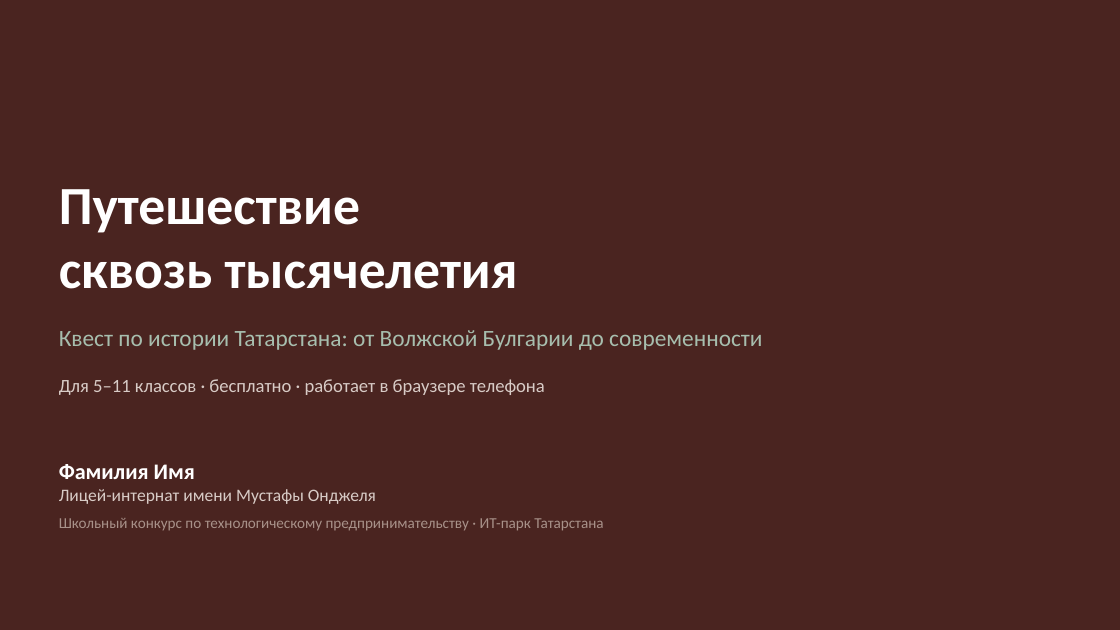
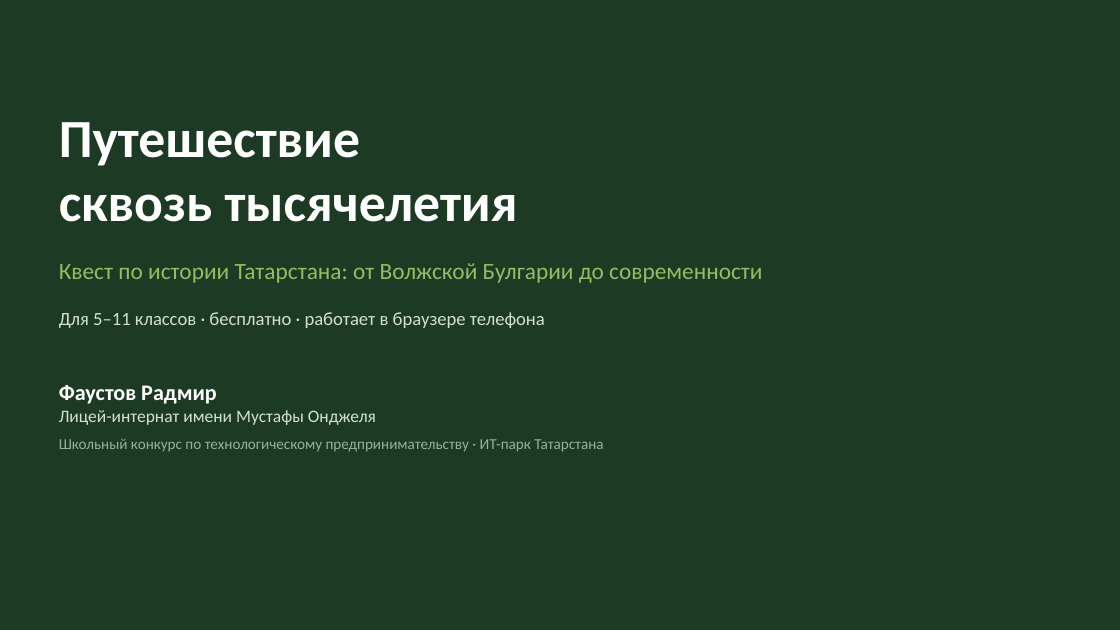
Before and after one commit to amirfazulen-byte/project, a slide deck: slide 1 of deck/Путешествие сквозь тысячелетия.pptx. Drawn at 1120x630 pixels with LibreOffice and Linux fonts; fonts in the diff are those of the drawing. Boxes give left, top, right and bottom in pixels: in the first picture for what was removed or moved away, otherwise in the second. Text is boxed around its words. In the diff, an @@ line names an element or a change of style, - is before the commit and + after.

```diff
--- a/deck/Путешествие сквозь тысячелетия.pptx
+++ b/deck/Путешествие сквозь тысячелетия.pptx
@@ background #4A2420 to #1C3A24 @@
@@ text "Путешествие": place and size @@
-text "Путешествие" at box(59, 189, 518, 289)
+text "Путешествие" at box(59, 122, 518, 222)
@@ text "Квест по истории Татарстана: от ...": place and size @@
-text "Квест по истории Татарстана: от ..." at box(59, 330, 762, 350)
+text "Квест по истории Татарстана: от ..." at box(59, 263, 762, 283)
@@ text "Квест по истории Татарстана: от ..." at box(59, 263, 762, 283): text colour #A7BEAE to #97BC62 @@
@@ text "Для 5–11 классов · бесплатно ...": place and size @@
-text "Для 5–11 классов · бесплатно ..." at box(59, 379, 545, 395)
+text "Для 5–11 классов · бесплатно ..." at box(59, 312, 545, 328)
@@ text "Для 5–11 классов · бесплатно ..." at box(59, 312, 545, 328): text colour #D8CBC6 to #D3E0D2 @@
@@ text at box(59, 385, 216, 404): text changed @@
-Фамилия Имя
+Фаустов Радмир
@@ text "Фаустов Радмир": place and size @@
-text "Фаустов Радмир" at box(59, 464, 603, 531)
+text "Фаустов Радмир" at box(59, 385, 603, 452)
@@ text at box(59, 410, 603, 452): text colour #D8CBC6 to #D3E0D2 in "Лицей-интернат имени Мустафы Онджеля"; text colour #A89189 to #9BB09C in "Школьный конкурс по технологическому предпринимательству · И ..." @@
```
Also in this commit, not shown: 4 other slides changed, 6 other files.
